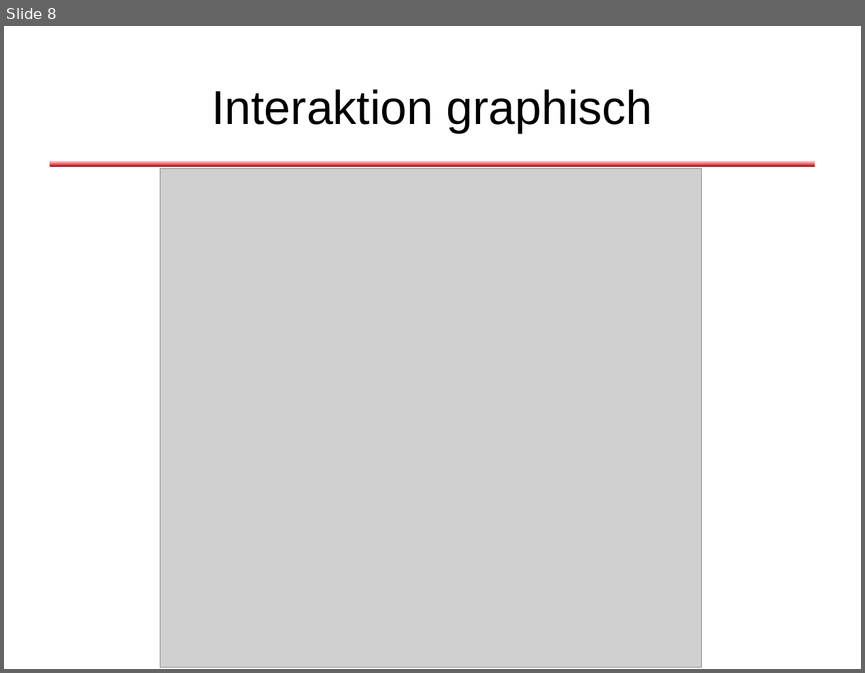
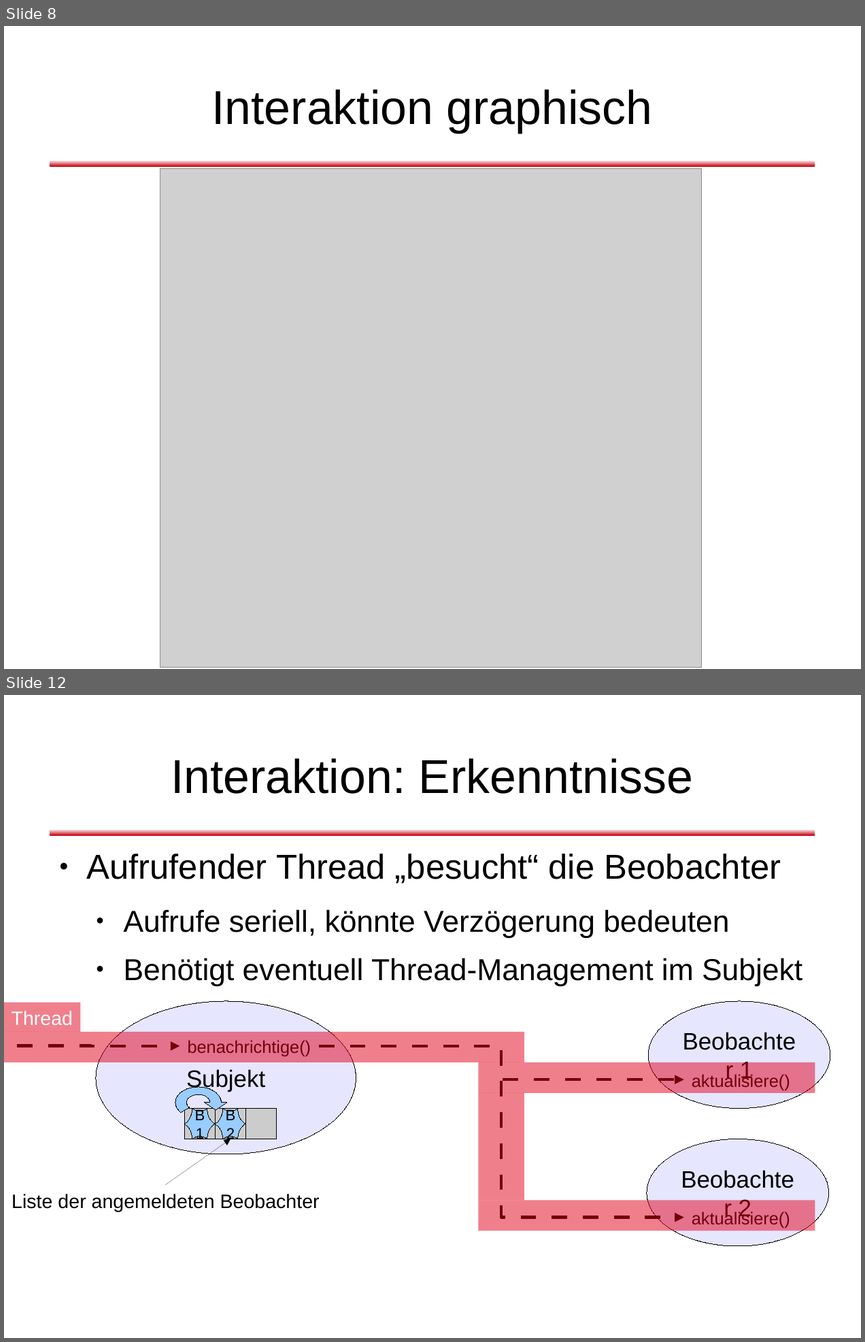
Before and after one commit to dlindner/vorlesung-se2-dhbw, a slide deck: added_2012/Entwurfsmuster - Beobachter.odp. Shown one above the other, each under a label of ours: slide 8 before the commit, slides 8 and 12 after it; the slides between them are not shown. The pictures are 865x673 and 865x1342 pixels, drawn with LibreOffice and Linux fonts; fonts in the diff are those of the drawing; grey boxes stand for pictures; background and template pictures are left out. Boxes give left, top, right and bottom in pixels: in the first picture for what was removed or moved away, otherwise in the second. Text is boxed around its words. In the diff, an @@ line names an element or a change of style, - is before the commit and + after.

Commit message:
Vorlesungseinheit "Beobachter", 2012er Jahrgang

```diff
--- a/added_2012/Entwurfsmuster - Beobachter.odp
+++ b/added_2012/Entwurfsmuster - Beobachter.odp
@@ slide 12 added at bbox=[4, 695, 861, 1338], background #FFFFFF; not listed: 1 template element that a slide beside it also shows @@
@@ title added at bbox=[171, 758, 694, 794], 44 pt, text #000000 @@
+Interaktion: Erkenntnisse
@@ text added at bbox=[87, 853, 802, 986], 28 pt, text #000000 @@
+● Aufrufender Thread „besucht“ die Beobachter
+  ● Aufrufe seriell, könnte Verzögerung bedeuten
+  ● Benötigt eventuell Thread-Management im Subjekt
@@ rectangle added at bbox=[4, 1002, 80, 1032], fill #E3001B at 50% opacity, 18 pt, text #FFFFFF @@
+Thread
@@ ellipse added at bbox=[96, 1001, 356, 1155], fill #E6E6FF, outline #000000 0 pt, 22 pt, text #000000 @@
+Subjekt
@@ ellipse added at bbox=[649, 1001, 830, 1108], fill #E6E6FF, outline #000000 0 pt, 22 pt, text #000000 @@
+Beobachter 1
@@ rectangle added at bbox=[4, 1032, 524, 1062], fill #E3001B at 50% opacity @@
@@ text added at bbox=[188, 1040, 311, 1056], 16 pt, text #000000 @@
+benachrichtige()
@@ elbow arrow added from (17, 1046) to (179, 1046), #000000 2.83 pt @@
@@ elbow arrow added from (319, 1046) to (684, 1079), #000000 2.83 pt @@
@@ elbow arrow added from (319, 1046) to (684, 1217), #000000 2.83 pt @@
@@ rectangle added at bbox=[478, 1062, 815, 1092], fill #E3001B at 50% opacity @@
@@ text added at bbox=[691, 1072, 790, 1090], 16 pt, text #000000 @@
+aktualisiere()
@@ freeform shape added at bbox=[175, 1087, 221, 1117], fill #99CCFF, outline #000000 0 pt @@
@@ rectangle added at bbox=[478, 1093, 524, 1200], fill #E3001B at 50% opacity @@
@@ rectangle added at bbox=[184, 1108, 215, 1138], fill #CCCCCC, outline #000000 0 pt @@
@@ freeform shape added at bbox=[184, 1108, 215, 1138], fill #99CCFF, outline #000000 0 pt, 14 pt, text #000000 @@
+B1
@@ rectangle added at bbox=[215, 1108, 246, 1138], fill #CCCCCC, outline #000000 0 pt @@
@@ freeform shape added at bbox=[215, 1108, 246, 1138], fill #99CCFF, outline #000000 0 pt, 14 pt, text #000000 @@
+B2
@@ rectangle added at bbox=[246, 1108, 276, 1138], fill #CCCCCC, outline #000000 0 pt @@
@@ arrow added from (165, 1185) to (230, 1139), #000000 0 pt @@
@@ ellipse added at bbox=[647, 1139, 829, 1246], fill #E6E6FF, outline #000000 0 pt, 22 pt, text #000000 @@
+Beobachter 2
@@ text added at bbox=[11, 1193, 320, 1211], 18 pt, text #000000 @@
+Liste der angemeldeten Beobachter
@@ rectangle added at bbox=[478, 1200, 815, 1231], fill #E3001B at 50% opacity @@
@@ text added at bbox=[691, 1210, 790, 1227], 16 pt, text #000000 @@
+aktualisiere()
```
Also in this commit, not shown: 10 other slides added, 6 slides removed.
